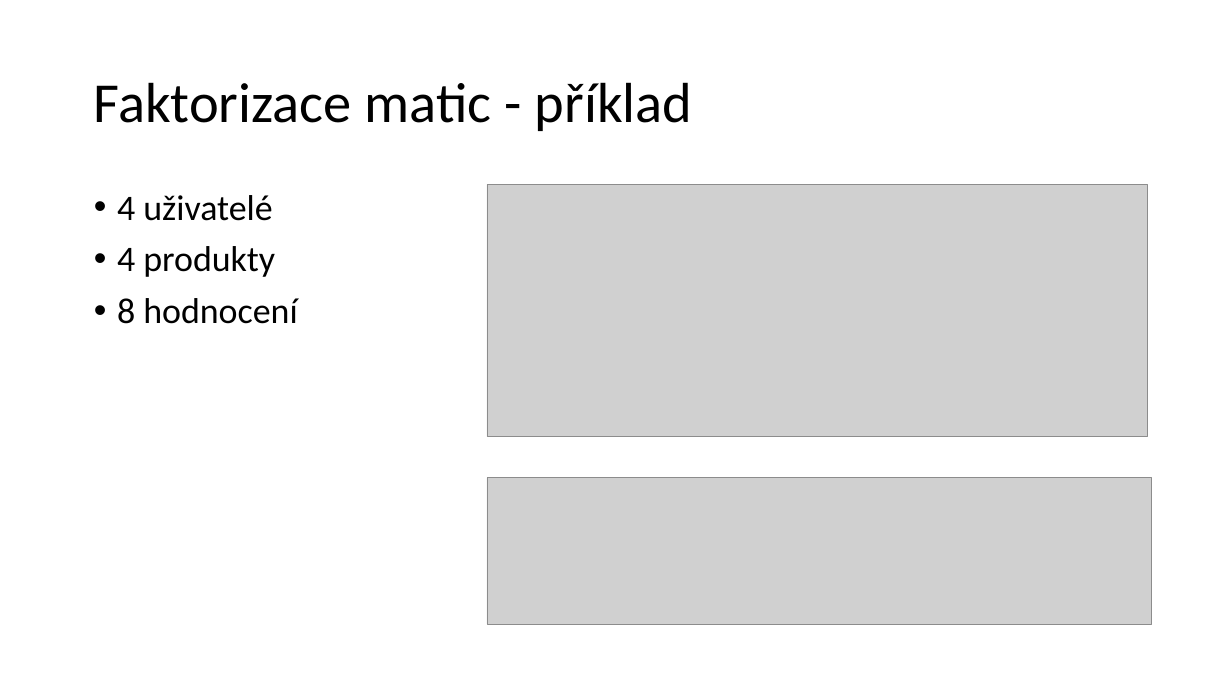
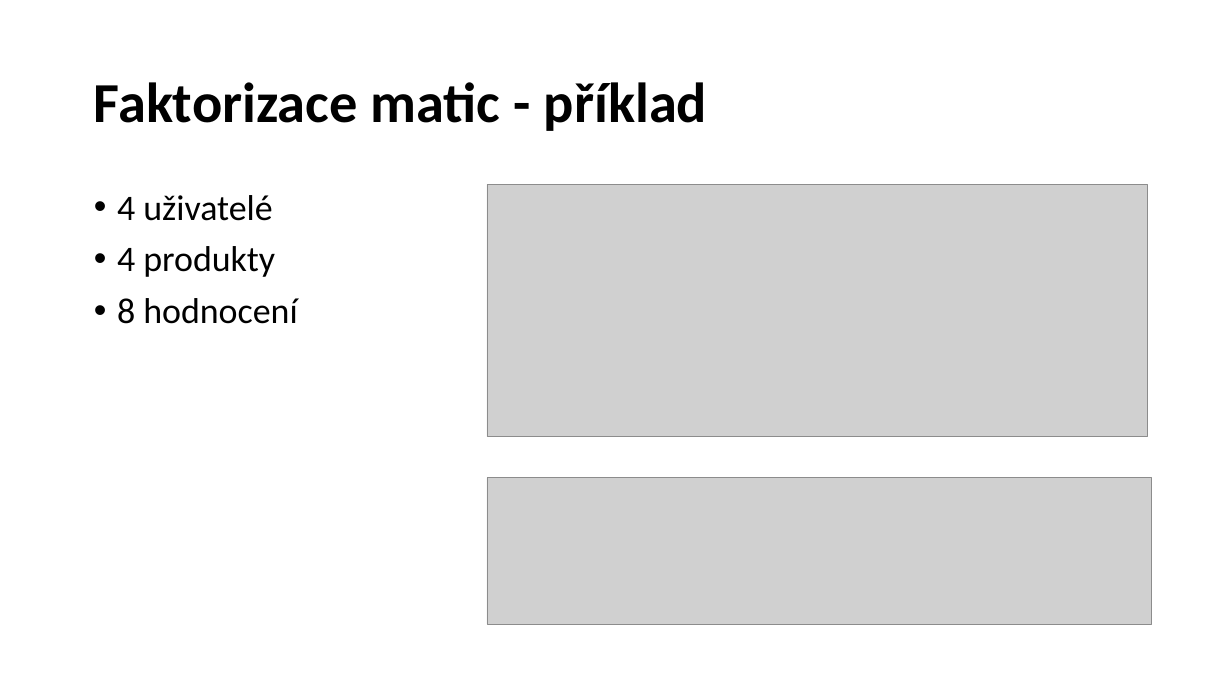
Before and after one commit to barenode/bp, a slide deck: slide 3 of prezentace.pptx. Drawn at 1232x693 pixels with LibreOffice and Linux fonts; fonts in the diff are those of the drawing; grey boxes stand for pictures. Boxes give left, top, right and bottom in pixels: in the first picture for what was removed or moved away, otherwise in the second. Text is boxed around its words. In the diff, an @@ line names an element or a change of style, - is before the commit and + after.

```diff
--- a/prezentace.pptx
+++ b/prezentace.pptx
@@ title "Faktorizace matic - příklad" at bbox=[94, 82, 707, 131]: bold on @@
```
Also in this commit, not shown: 8 other slides changed, 2 slides added, 5 slides removed, 1 other file.
